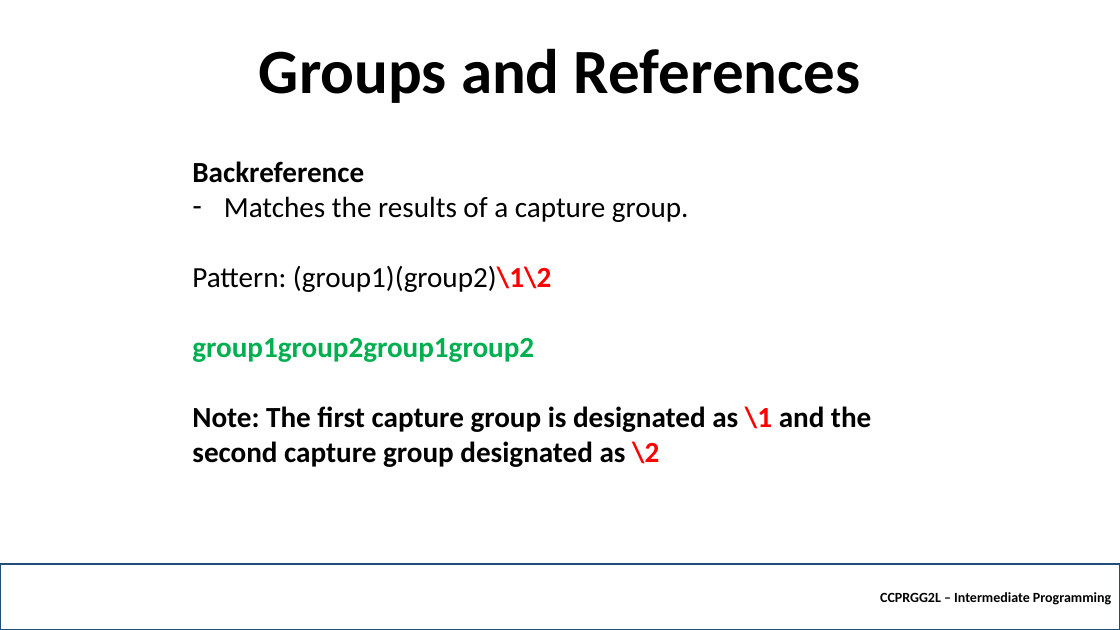
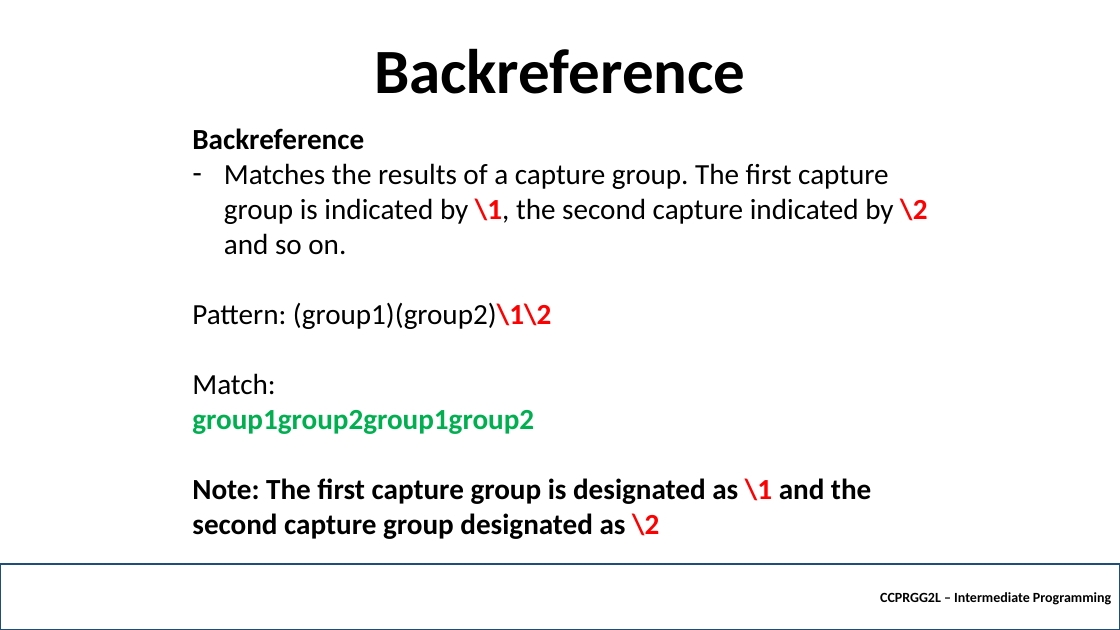
Before and after one commit to robitussin/CCPRGG2L, a slide deck: slide 31 of week_4/Regular Expressions.pptx (slide 29 before the commit). Drawn at 1120x630 pixels with LibreOffice and Linux fonts; fonts in the diff are those of the drawing; background and template pictures are left out. Boxes give left, top, right and bottom in pixels: in the first picture for what was removed or moved away, otherwise in the second. Text is boxed around its words. In the diff, an @@ line names an element or a change of style, - is before the commit and + after.

```diff
--- a/week_4/Regular Expressions.pptx
+++ b/week_4/Regular Expressions.pptx
@@ title at (374, 48, 745, 94): text changed @@
-Groups and References
+Backreference
@@ text "Backreference": place and size @@
-text "Backreference" at (192, 161, 871, 467)
+text "Backreference" at (192, 128, 927, 539)
@@ text at (224, 163, 927, 255): text changed @@
-– Matches the results of a capture group.
+– Matches the results of a capture group. The first capture group is indicated by \1, the second capture indicated by \2 and so on.
@@ text at (192, 373, 275, 395): paragraph added @@
+Match:
```
Also in this commit, not shown: 5 other slides changed, 13 slides added.
